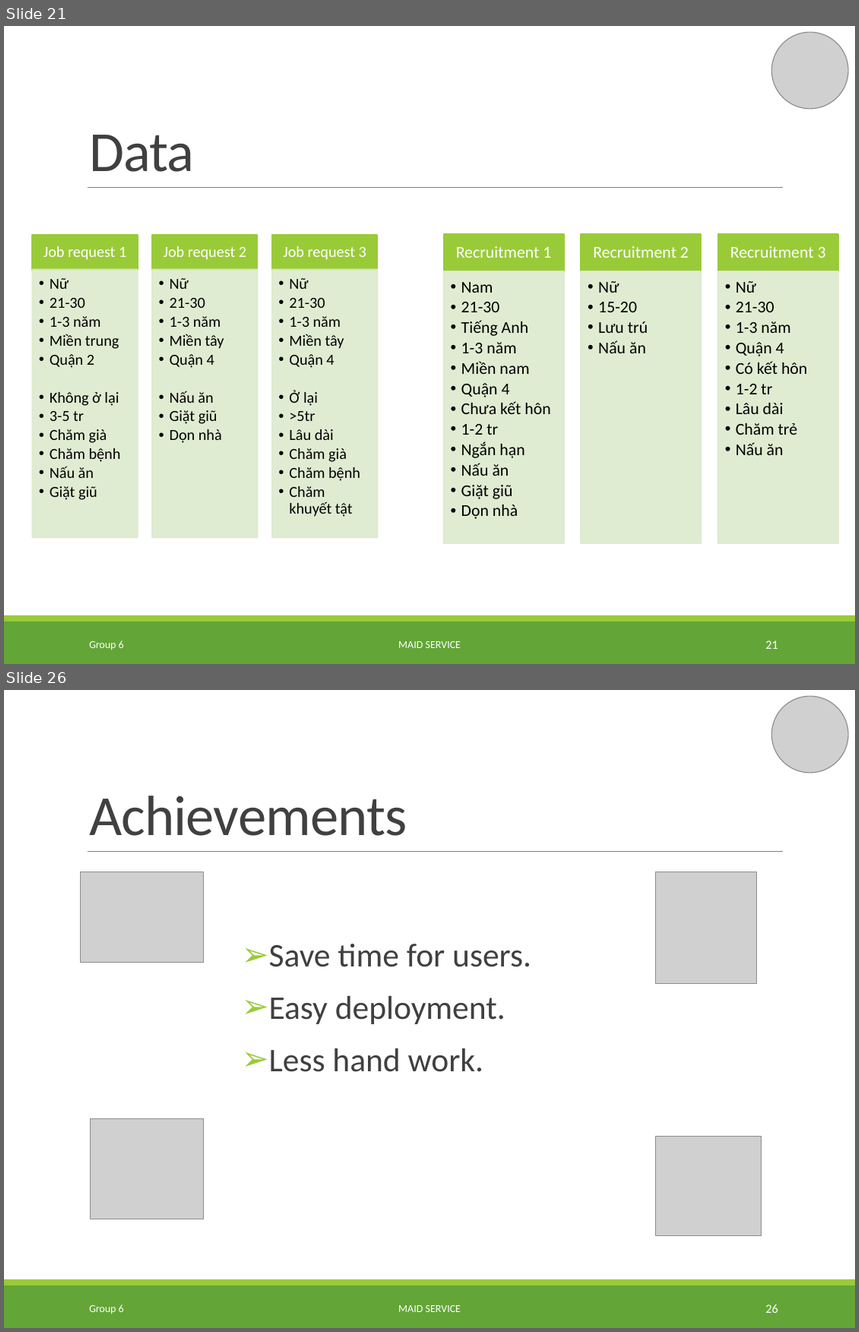
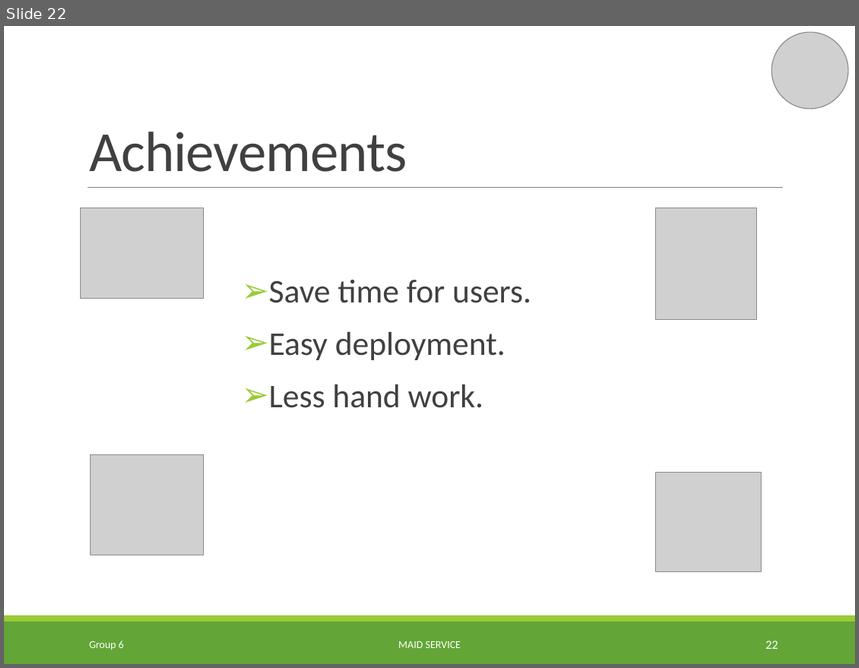
Before and after one commit to TuanBT/ms-website, a slide deck: Presentation/MS_Slide.pptx. Shown one above the other, each under a label of ours: slides 21 and 26 before the commit, slide 22 after it; the slides between them are not shown. The pictures are 859x1332 and 859x668 pixels, drawn with LibreOffice and Linux fonts; fonts in the diff are those of the drawing; grey boxes stand for pictures. Boxes give left, top, right and bottom in pixels: in the first picture for what was removed or moved away, otherwise in the second. Text is boxed around its words. In the diff, an @@ line names an element or a change of style, - is before the commit and + after.

```diff
--- a/Presentation/MS_Slide.pptx
+++ b/Presentation/MS_Slide.pptx
@@ slide 21 removed at (x1=4, y1=26, x2=855, y2=664), background #FFFFFF; not listed: 3 template elements that a slide beside it also shows @@
@@ picture removed at (x1=772, y1=32, x2=848, y2=109) @@
@@ title removed at (x1=89, y1=135, x2=194, y2=172) @@
-Data
@@ group removed at (x1=32, y1=234, x2=378, y2=537): 6 rectangles, 6 texts @@
-Job request 1
-  •• Nữ
-  •• 21-30
-  •• 1-3 năm
-  •• Miền trung
-  •• Quận 2
-  •• Không ở lại
-  •• 3-5 tr
-  •• Chăm già
-  •• Chăm bệnh
-  •• Nấu ăn
-  •• Giặt giũ
-Job request 2
-  •• Nữ
-  •• 21-30
-  •• 1-3 năm
-  •• Miền tây
-  •• Quận 4
-  •• Nấu ăn
-  •• Giặt giũ
-  •• Dọn nhà
-Job request 3
-  •• Nữ
-  •• 21-30
-  •• 1-3 năm
-  •• Miền tây
-  •• Quận 4
-  •• Ở lại
-  •• >5tr
-  •• Lâu dài
-  •• Chăm già
-  •• Chăm bệnh
-  •• Chăm khuyết tật
@@ group removed at (x1=444, y1=233, x2=838, y2=543): 6 rectangles, 6 texts @@
-Recruitment 1
-  •• Nam
-  •• 21-30
-  •• Tiếng Anh
-  •• 1-3 năm
-  •• Miền nam
-  •• Quận 4
-  •• Chưa kết hôn
-  •• 1-2 tr
-  •• Ngắn hạn
-  •• Nấu ăn
-  •• Giặt giũ
-  •• Dọn nhà
-Recruitment 2
-  •• Nữ
-  •• 15-20
-  •• Lưu trú
-  •• Nấu ăn
-Recruitment 3
-  •• Nữ
-  •• 21-30
-  •• 1-3 năm
-  •• Quận 4
-  •• Có kết hôn
-  •• 1-2 tr
-  •• Lâu dài
-  •• Chăm trẻ
-  •• Nấu ăn
@@ text removed at (x1=89, y1=641, x2=124, y2=651) @@
-Group 6
@@ page number removed at (x1=766, y1=641, x2=778, y2=649) @@
-21
@@ text removed at (x1=398, y1=642, x2=461, y2=648) @@
-MAID SERVICE
@@ what was slide 26 is now slide 22 @@
@@ page number at (x1=766, y1=641, x2=778, y2=649): text changed @@
-26
+22
```
Also in this commit, not shown: 17 slides changed, 2 slides added, 5 other slides removed.
